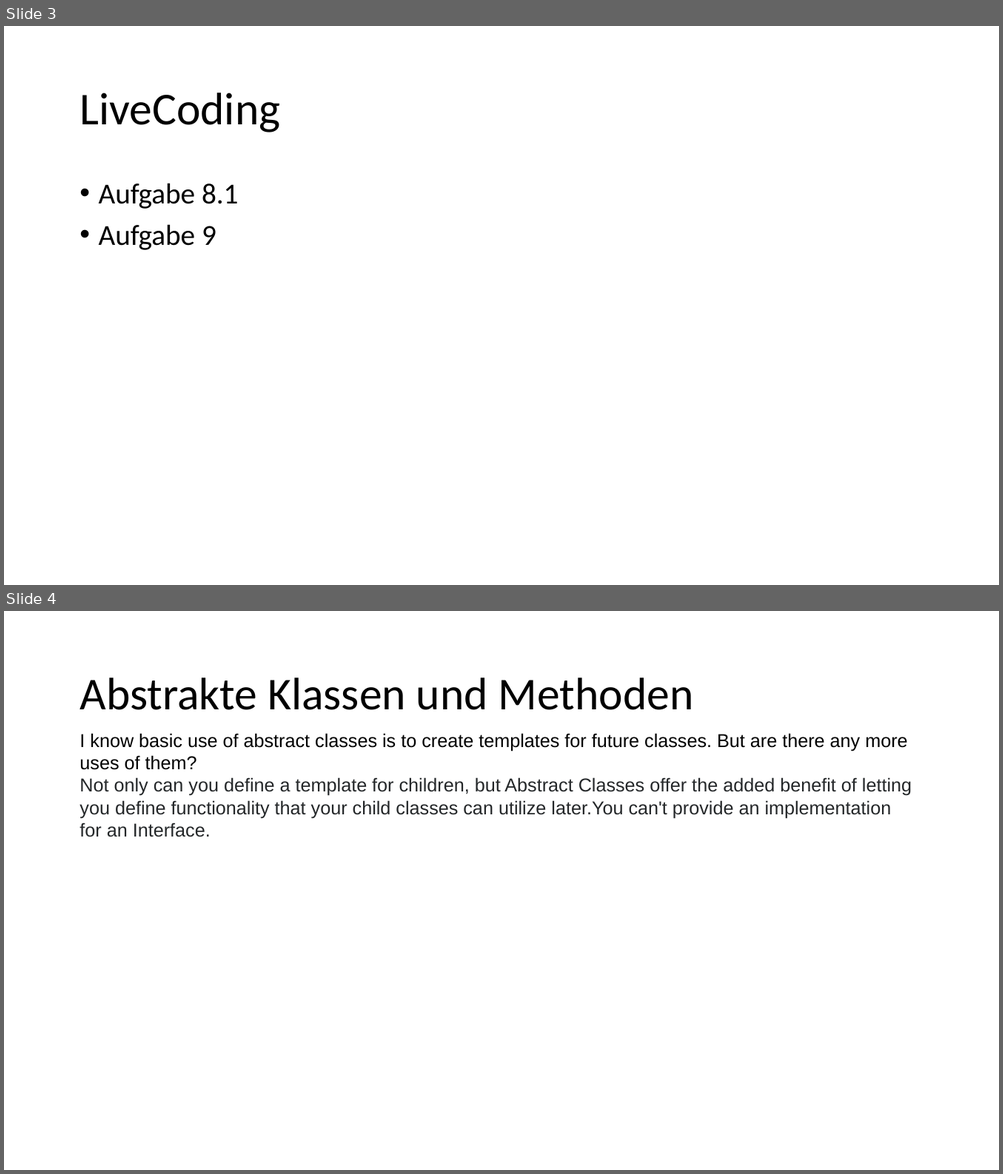
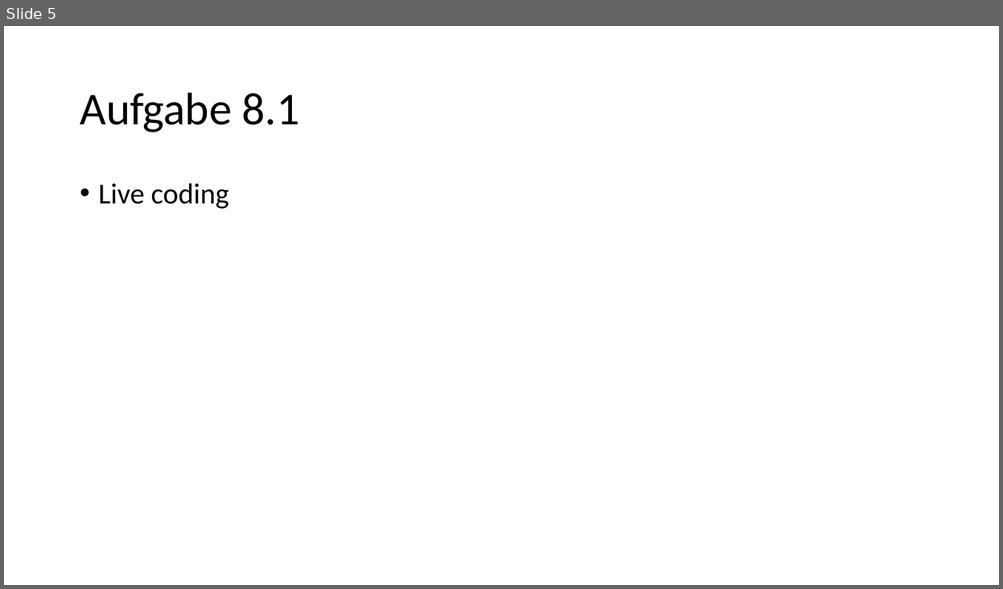
Before and after one commit to anjak610/Tutorium_MIB_1, a slide deck: Tut_Files/Tut_12.12.pptx. Shown one above the other, each under a label of ours: slides 3 and 4 before the commit, slide 5 after it. The pictures are 1003x1174 and 1003x589 pixels, drawn with LibreOffice and Linux fonts; fonts in the diff are those of the drawing. Boxes give left, top, right and bottom in pixels: in the first picture for what was removed or moved away, otherwise in the second. Text is boxed around its words. In the diff, an @@ line names an element or a change of style, - is before the commit and + after.

```diff
--- a/Tut_Files/Tut_12.12.pptx
+++ b/Tut_Files/Tut_12.12.pptx
@@ slide 4 removed at (4,611,999,1170), background #FFFFFF @@
@@ title removed at (79,678,694,710) @@
-Abstrakte Klassen und Methoden
@@ text removed at (79,733,911,837) @@
-I know basic use of abstract classes is to create templates for future classes. But are there any more
-uses of them?
-Not only can you define a template for children, but Abstract Classes offer the added benefit of letting
-you define functionality that your child classes can utilize later.You can't provide an implementation
-for an Interface.
@@ what was slide 3 is now slide 5 @@
@@ slide 5 changed as well @@
@@ title at (79,93,300,133): text changed @@
-LiveCoding
+Aufgabe 8.1
@@ text at (99,183,229,209): text changed @@
-• Aufgabe 8.1
-• Aufgabe 9
+• Live coding
```
Also in this commit, not shown: 6 slides added, 2 other slides removed.
